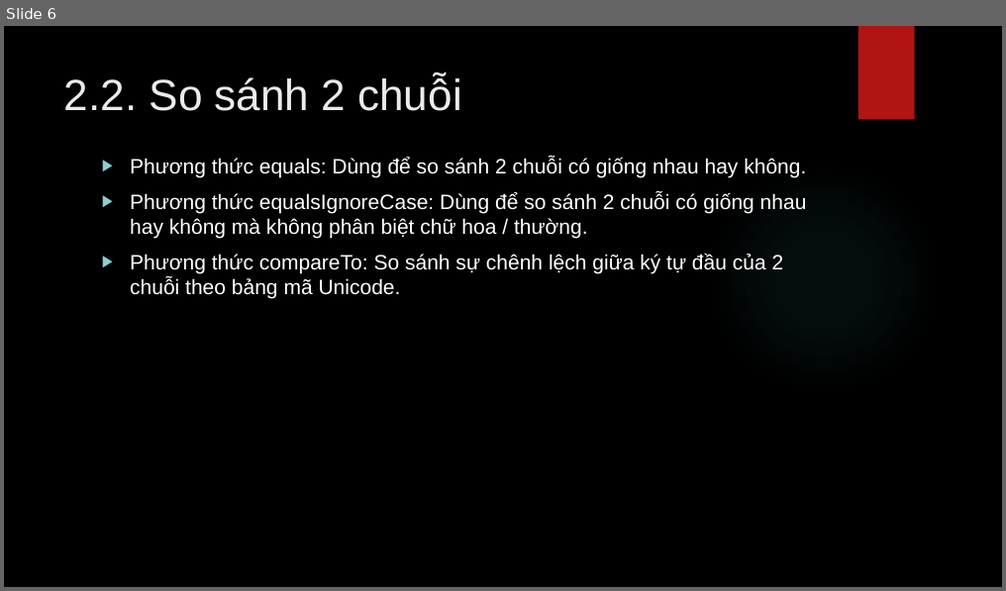
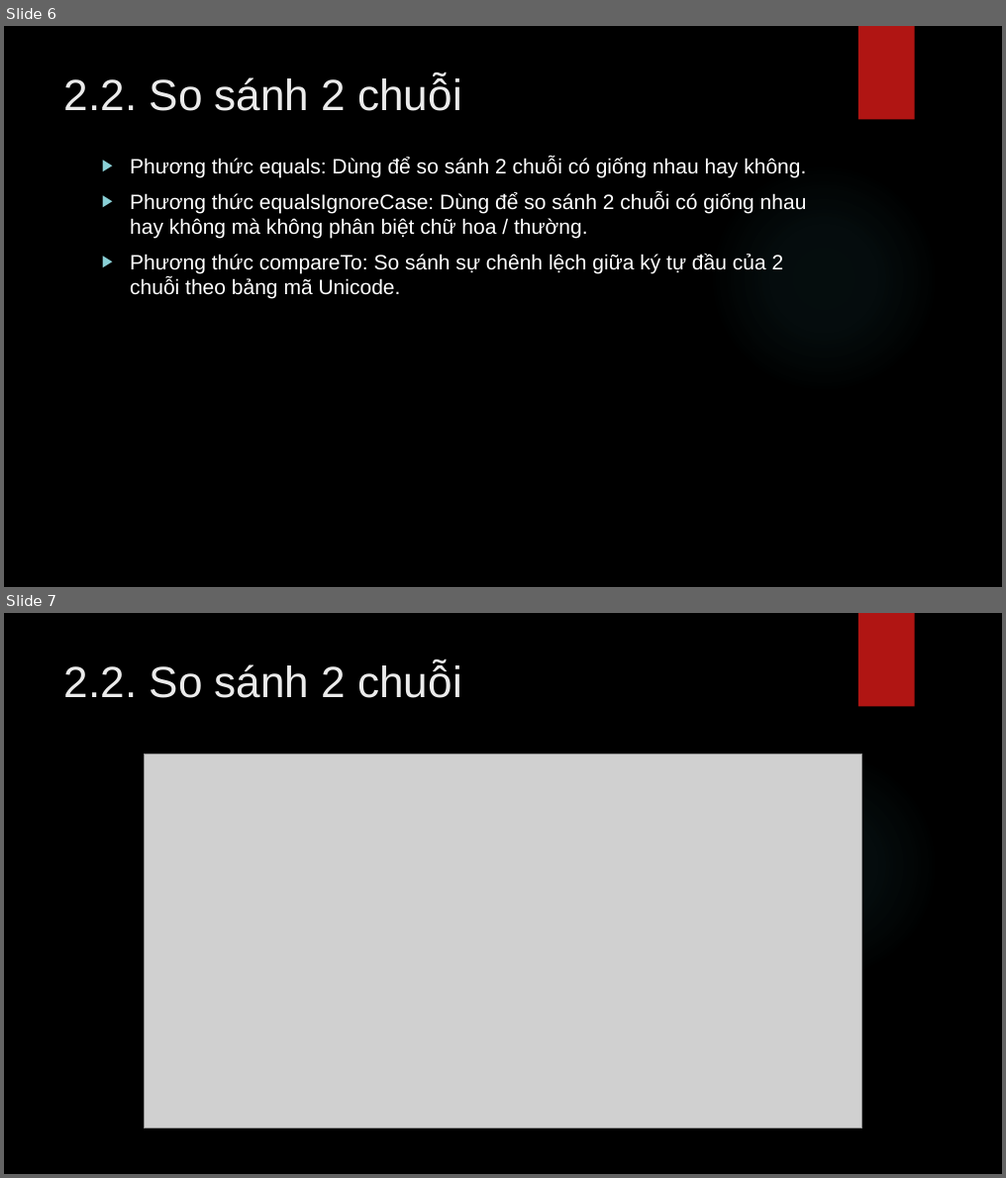
Before and after one commit to lequochai26/GDUTraining_Basic_Java_Web_Development, a slide deck: Slides/Day_2_2.pptx. Shown one above the other, each under a label of ours: slide 6 before the commit, slides 6 and 7 after it. The pictures are 1006x591 and 1006x1178 pixels, drawn with LibreOffice and Linux fonts; fonts in the diff are those of the drawing; grey boxes stand for pictures; background and template pictures are left out. Boxes give left, top, right and bottom in pixels: in the first picture for what was removed or moved away, otherwise in the second. Text is boxed around its words. In the diff, an @@ line names an element or a change of style, - is before the commit and + after.

```diff
--- a/Slides/Day_2_2.pptx
+++ b/Slides/Day_2_2.pptx
@@ slide 7 added at bbox=[4, 613, 1002, 1174], background picture (left out); not listed: 2 template elements that a slide beside it also shows @@
@@ title added at bbox=[64, 662, 461, 698], 42 pt, text #EBEBEB @@
+2.2. So sánh 2 chuỗi
@@ picture added at bbox=[144, 755, 862, 1129] @@
```
Also in this commit, not shown: 43 other slides added.
